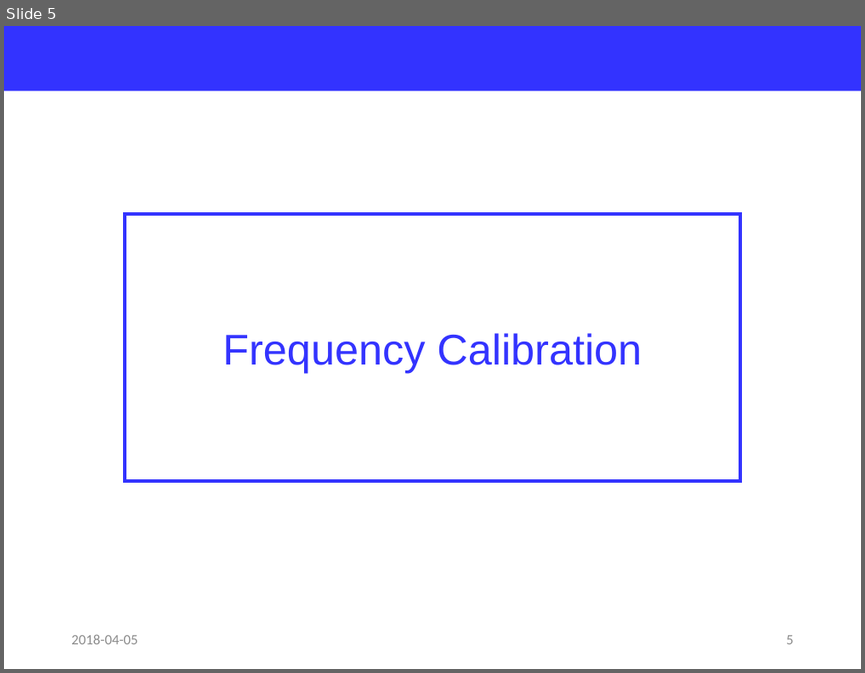
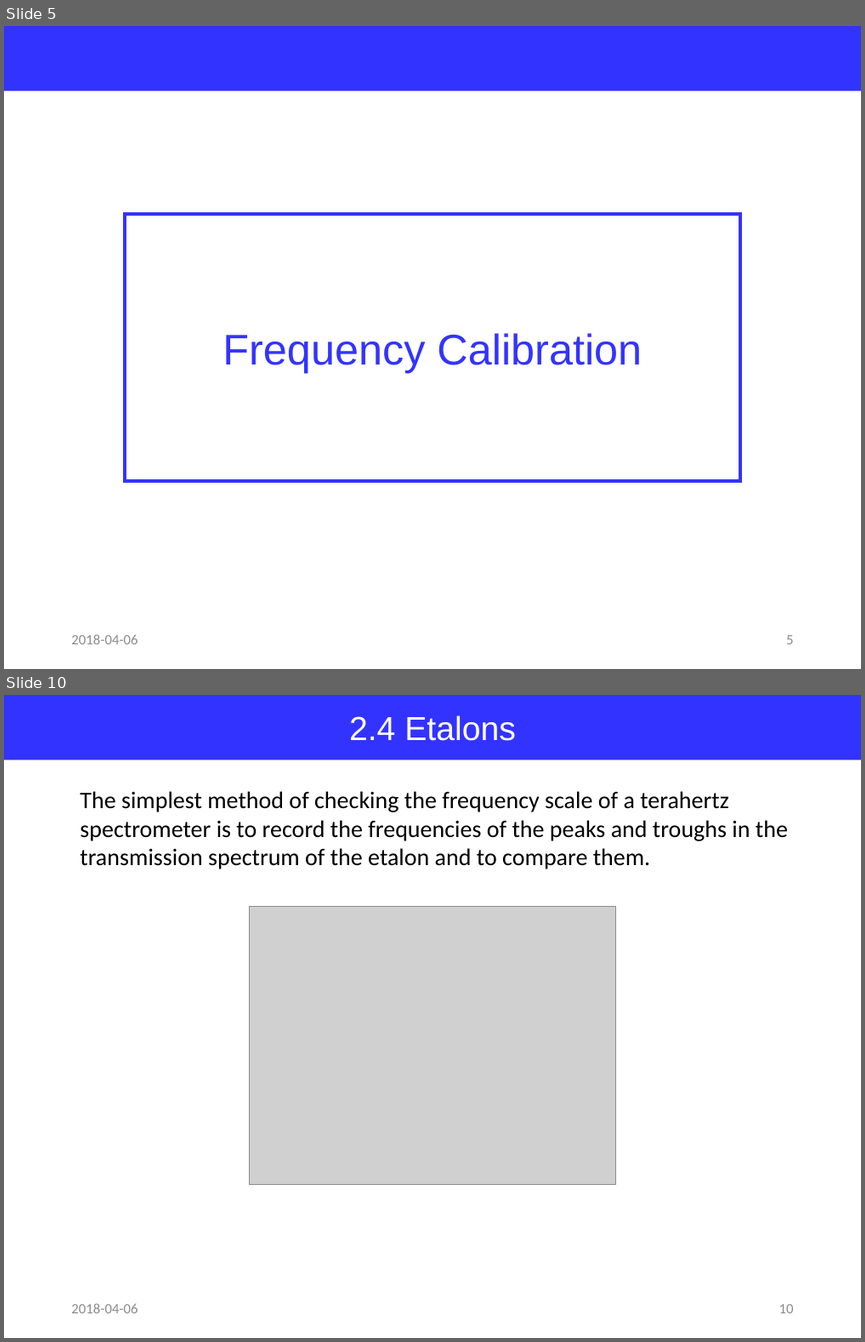
Before and after one commit to jglee96/NBTP_Lab, a slide deck: Terahertz Metrology/Ch6/Terahertz Metrology_Ch6.pptx. Shown one above the other, each under a label of ours: slide 5 before the commit, slides 5 and 10 after it; the slides between them are not shown. The pictures are 865x673 and 865x1342 pixels, drawn with LibreOffice and Linux fonts; fonts in the diff are those of the drawing; grey boxes stand for pictures. Boxes give left, top, right and bottom in pixels: in the first picture for what was removed or moved away, otherwise in the second. Text is boxed around its words. In the diff, an @@ line names an element or a change of style, - is before the commit and + after.

```diff
--- a/Terahertz Metrology/Ch6/Terahertz Metrology_Ch6.pptx
+++ b/Terahertz Metrology/Ch6/Terahertz Metrology_Ch6.pptx
@@ slide 10 added at (4, 695, 861, 1338), background #FFFFFF @@
@@ rectangle added at (4, 695, 861, 760), fill #3333FF, 28 pt, text #FFFFFF @@
+2.4 Etalons
@@ text added at (80, 791, 788, 869), 20 pt, text #000000 @@
+The simplest method of checking the frequency scale of a terahertz spectrometer is to record the frequencies of the peaks and troughs in the transmission spectrum of the etalon and to compare them.
@@ picture added at (249, 907, 616, 1185) @@
@@ text added at (71, 1303, 137, 1313), 12 pt, text #8C8C8C @@
+2018-04-06
@@ page number added at (779, 1304, 794, 1313), 12 pt, text #8C8C8C @@
+10
@@ slide 5 changed as well @@
@@ text at (71, 634, 137, 644): text changed @@
-2018-04-05
+2018-04-06
```
Also in this commit, not shown: 5 other slides changed, 9 other slides added, 1 slide removed, 11 other files.
